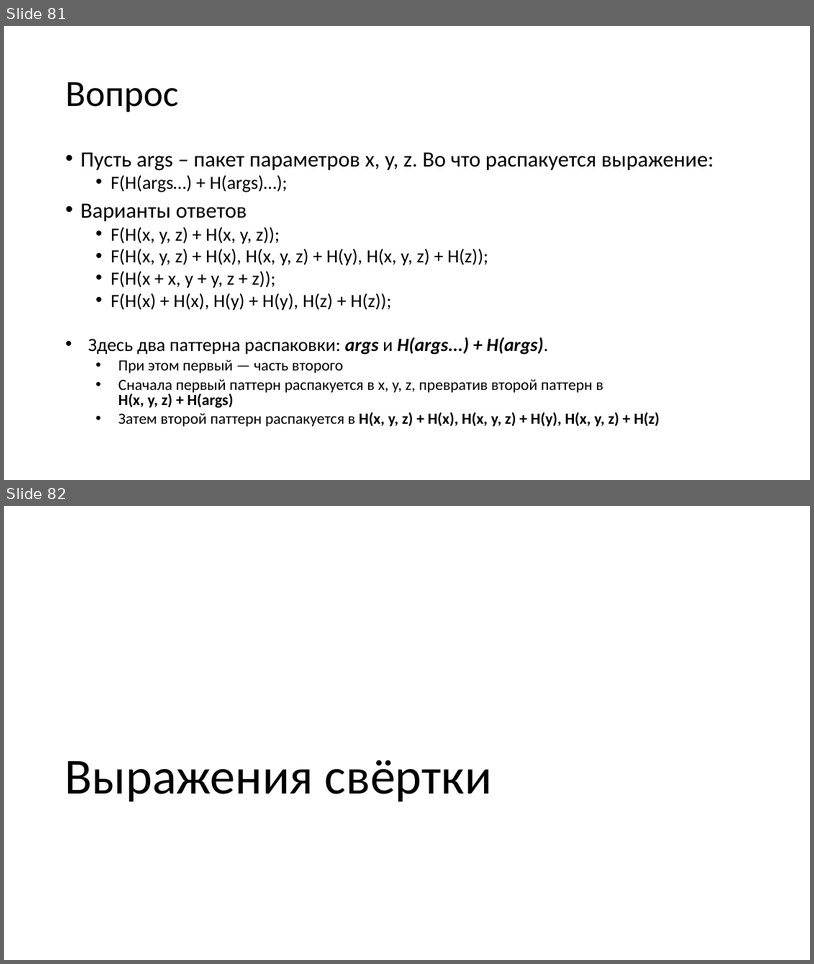
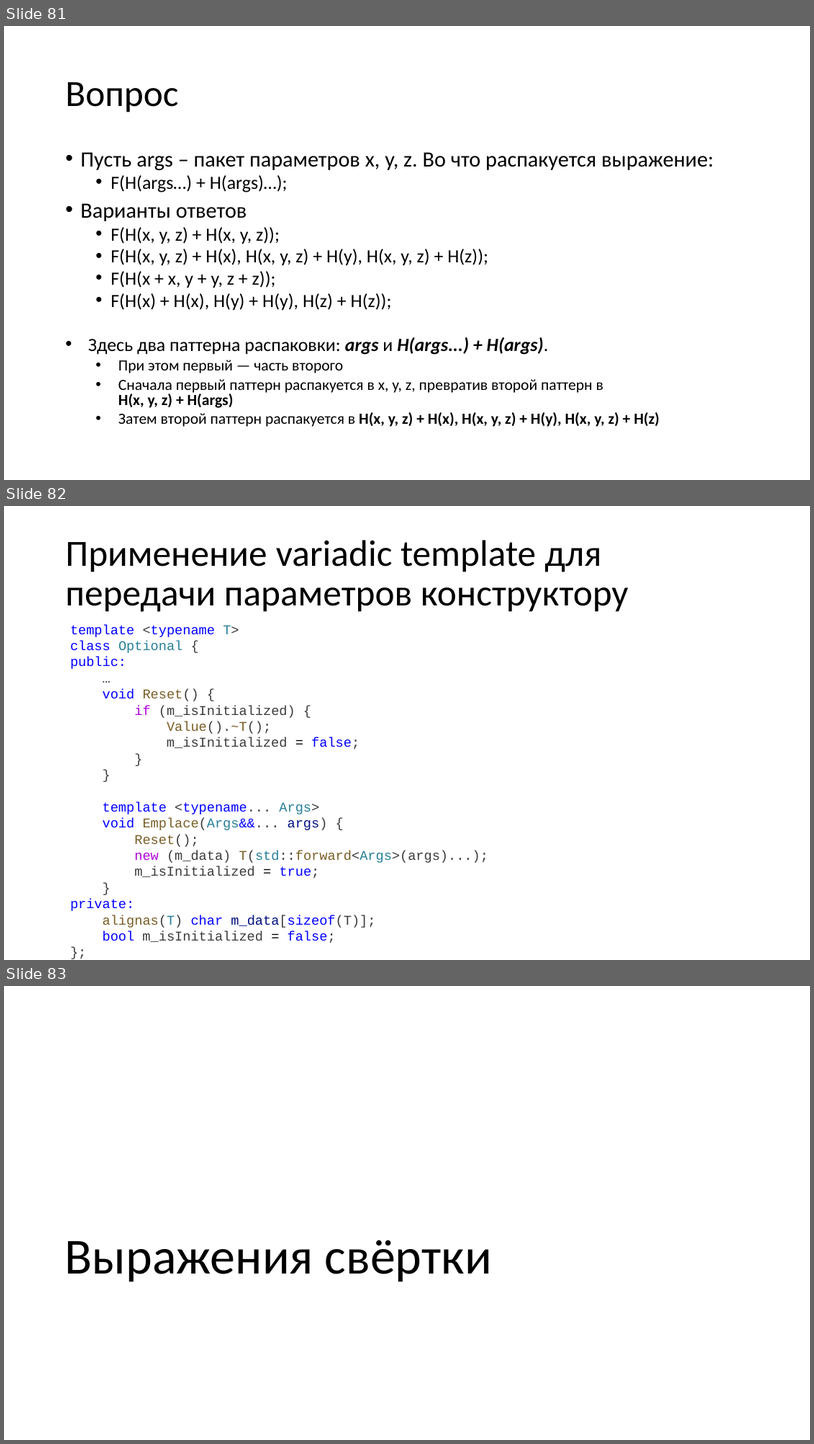
Before and after one commit to alexey-malov/oop, a slide deck: lectures/06/Обобщенное программирование, шаблоны.pptx. Shown one above the other, each under a label of ours: slides 81 and 82 before the commit, slides 81, 82 and 83 after it. The pictures are 814x964 and 814x1444 pixels, drawn with LibreOffice and Linux fonts; fonts in the diff are those of the drawing. Boxes give left, top, right and bottom in pixels: in the first picture for what was removed or moved away, otherwise in the second. Text is boxed around its words. In the diff, an @@ line names an element or a change of style, - is before the commit and + after.

Commit message:
Обновил пример с optional

```diff
--- a/lectures/06/Обобщенное программирование, шаблоны.pptx
+++ b/lectures/06/Обобщенное программирование, шаблоны.pptx
@@ slide 82 added at (x1=4, y1=506, x2=810, y2=960), background #FFFFFF @@
@@ title added at (x1=65, y1=540, x2=629, y2=612), 44 pt, text #000000 @@
+Применение variadic template для передачи параметров конструктору
@@ text added at (x1=70, y1=625, x2=489, y2=943), 16 pt, text #3B3B3B @@
+template <typename T>
+class Optional {
+public:
+…
+void Reset() {
+if (m_isInitialized) {
+Value().~T();
+m_isInitialized = false;
+}
+}
+template <typename... Args>
+void Emplace(Args&&... args) {
+Reset();
+new (m_data) T(std::forward<Args>(args)...);
+m_isInitialized = true;
+}
+private:
+alignas(T) char m_data[sizeof(T)];
+bool m_isInitialized = false;
+};
@@ what was slide 82 is now slide 83 @@
```
